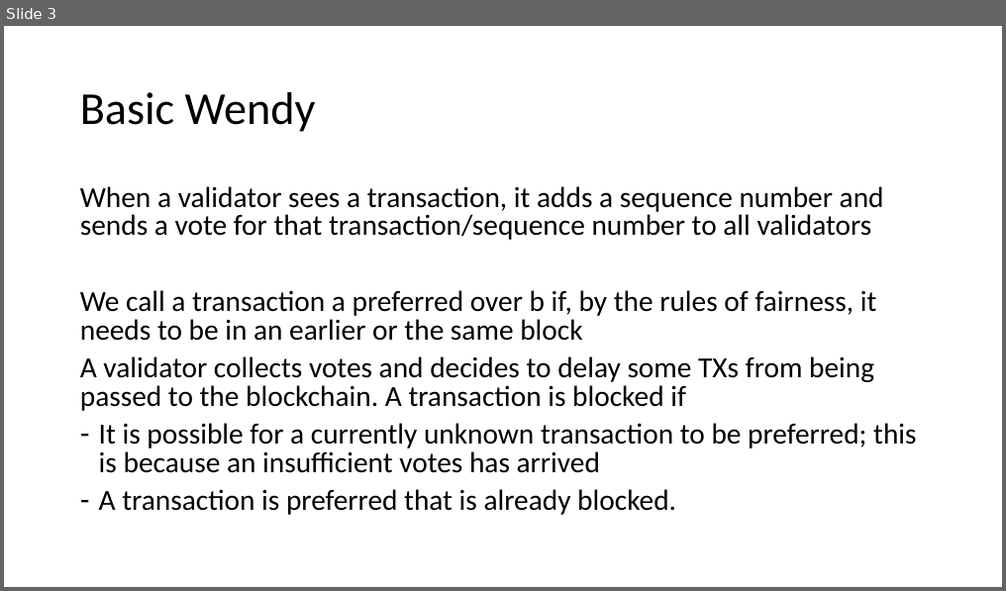
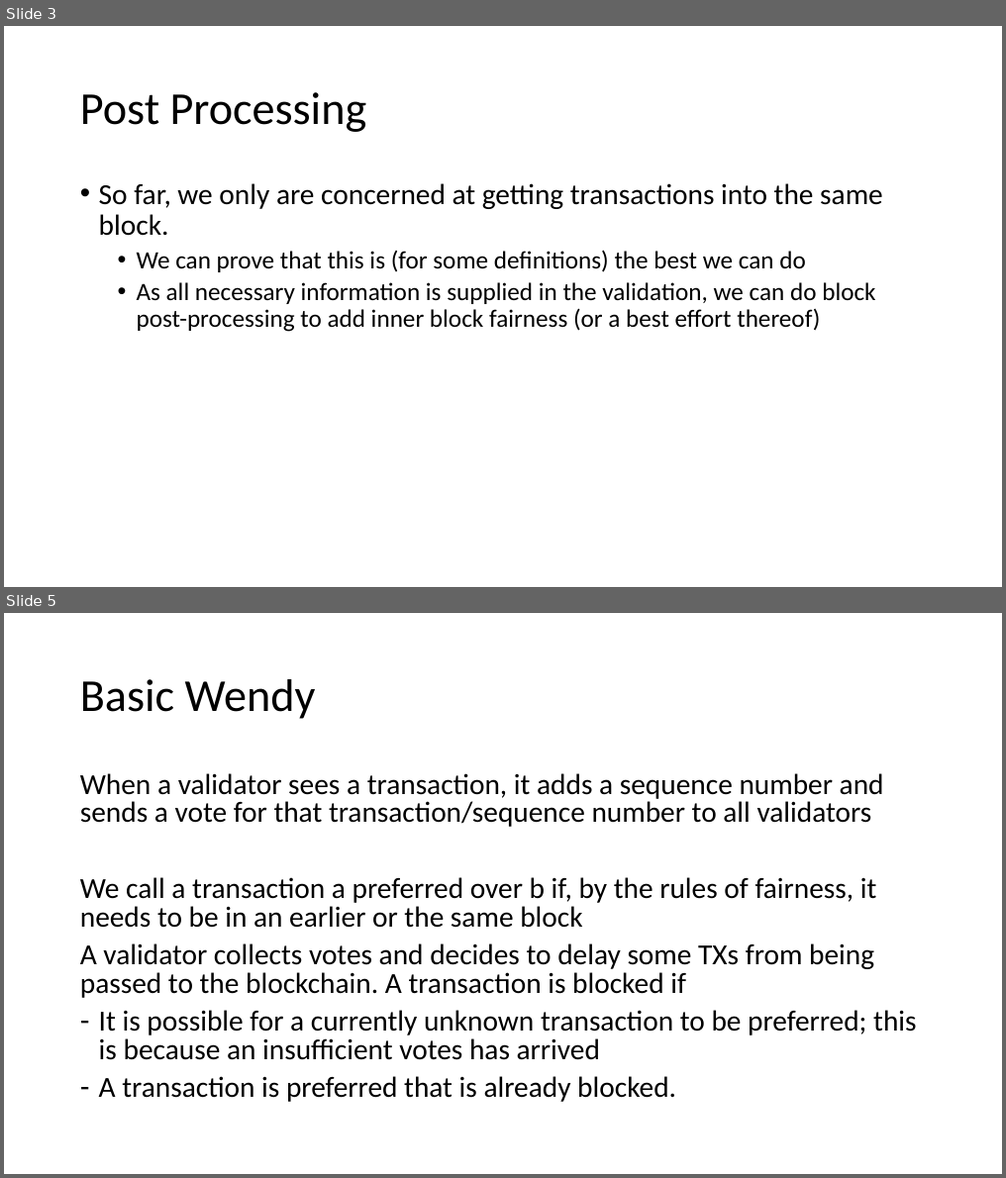
Before and after one commit to vegaprotocol/wendy, a slide deck: Wendy.pptx. Shown one above the other, each under a label of ours: slide 3 before the commit, slides 3 and 5 after it; the slides between them are not shown. The pictures are 1006x591 and 1006x1178 pixels, drawn with LibreOffice and Linux fonts; fonts in the diff are those of the drawing. Boxes give left, top, right and bottom in pixels: in the first picture for what was removed or moved away, otherwise in the second. Text is boxed around its words. In the diff, an @@ line names an element or a change of style, - is before the commit and + after.

Commit message:
Fairness Switching done

```diff
--- a/Wendy.pptx
+++ b/Wendy.pptx
@@ slide 3 added at box(4, 26, 1002, 587), background #FFFFFF @@
@@ title added at box(80, 92, 367, 132), 44 pt, text #000000 @@
+Post Processing
@@ text added at box(99, 183, 883, 332), 24 pt, text #000000 @@
+• So far, we only are concerned at getting transactions into the same block.
+  • We can prove that this is (for some definitions) the best we can do
+  • As all necessary information is supplied in the validation, we can do block post-processing to add inner block fairness (or a best effort thereof)
@@ what was slide 3 is now slide 5 @@
```
Also in this commit, not shown: 1 slide changed, 2 other slides added, 1 other file.
